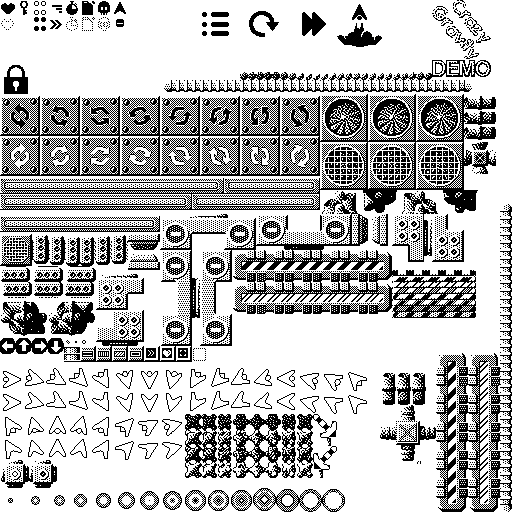
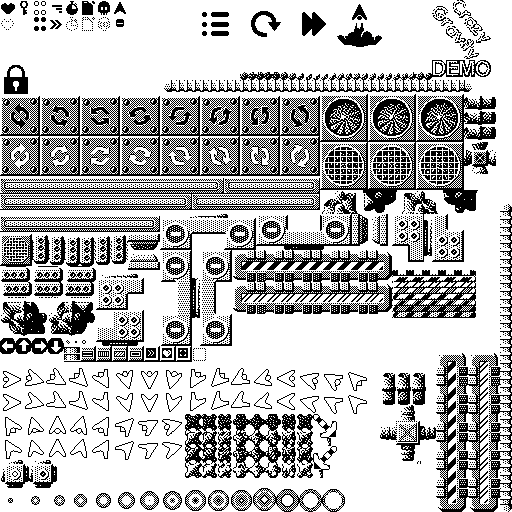
Layered file, before and after one edit (512 x 512). Changes by layer:
painted on "level select icon" over [249, 11, 281, 37]
painted on "Icons" over [249, 11, 281, 37]
